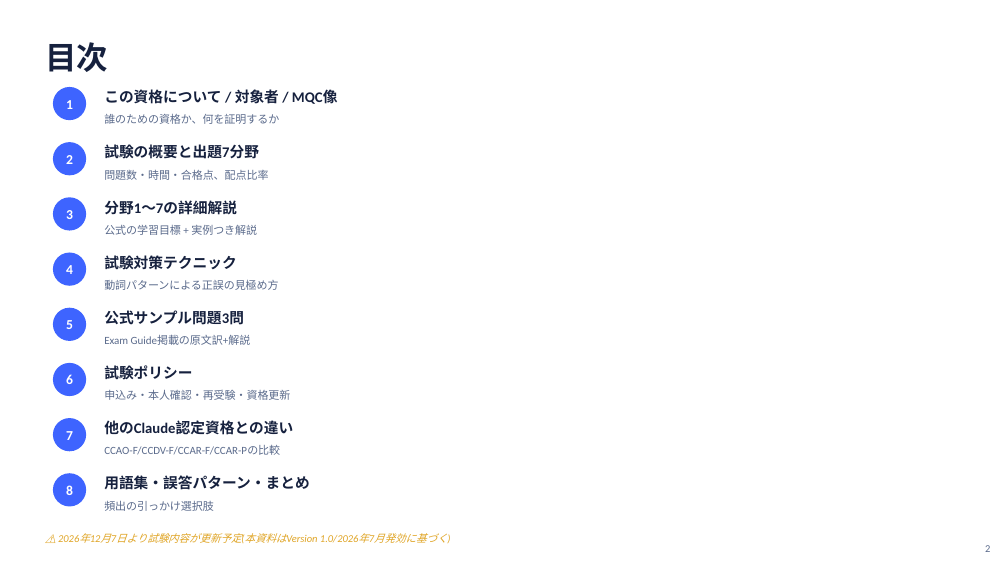
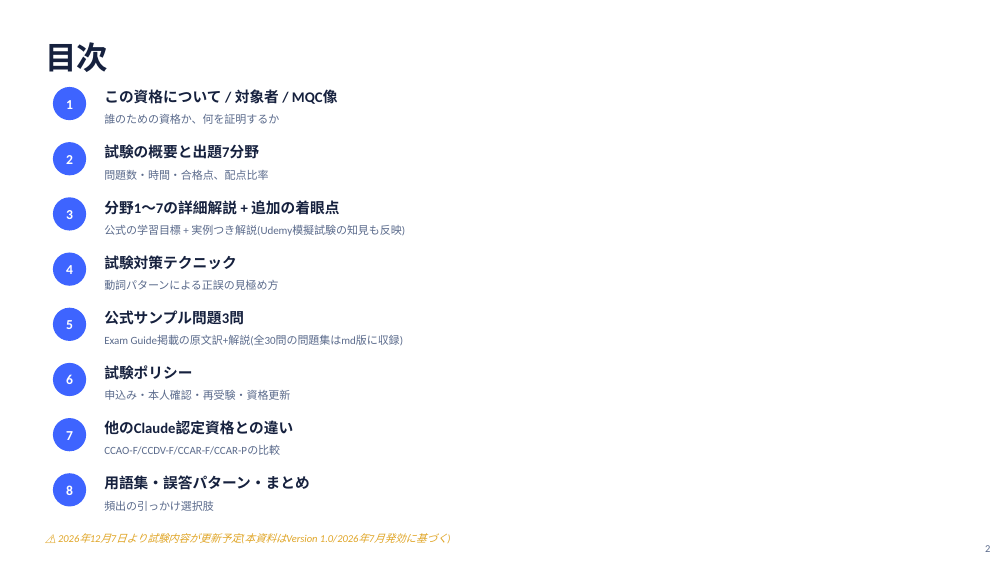
Before and after one commit to w-index-m/tech-notes, a slide deck: slide 2 of ccao-f-study-guide.pptx. Drawn at 1008x567 pixels with LibreOffice and Linux fonts; fonts in the diff are those of the drawing. Boxes give left, top, right and bottom in pixels: in the first picture for what was removed or moved away, otherwise in the second. Text is boxed around its words. In the diff, an @@ line names an element or a change of style, - is before the commit and + after.

```diff
--- a/ccao-f-study-guide.pptx
+++ b/ccao-f-study-guide.pptx
@@ text at [104,200,339,215]: text changed @@
-分野1〜7の詳細解説
+分野1〜7の詳細解説 + 追加の着眼点
@@ text at [104,225,405,236]: text changed @@
-公式の学習目標 + 実例つき解説
+公式の学習目標 + 実例つき解説(Udemy模擬試験の知見も反映)
@@ text at [104,335,403,345]: text changed @@
-Exam Guide掲載の原文訳+解説
+Exam Guide掲載の原文訳+解説(全30問の問題集はmd版に収録)
```
Also in this commit, not shown: 8 other slides changed, 2 slides added.
